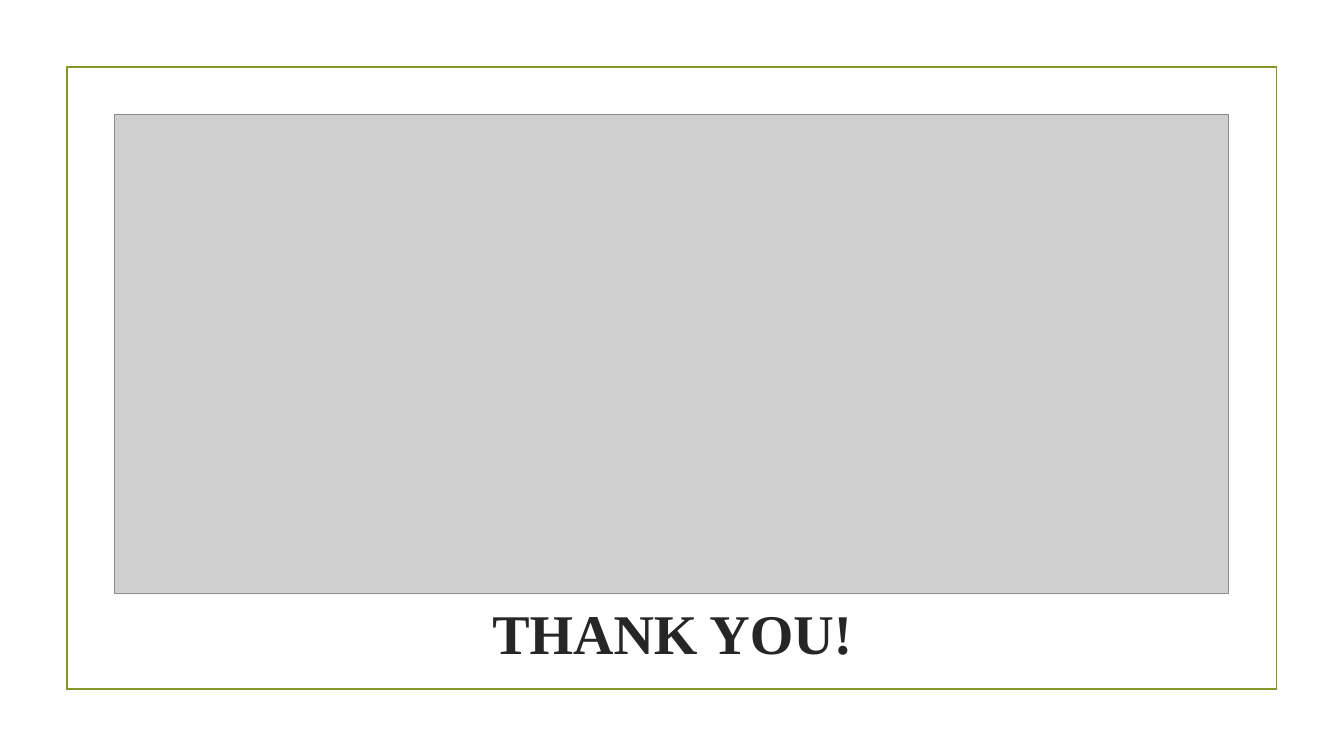
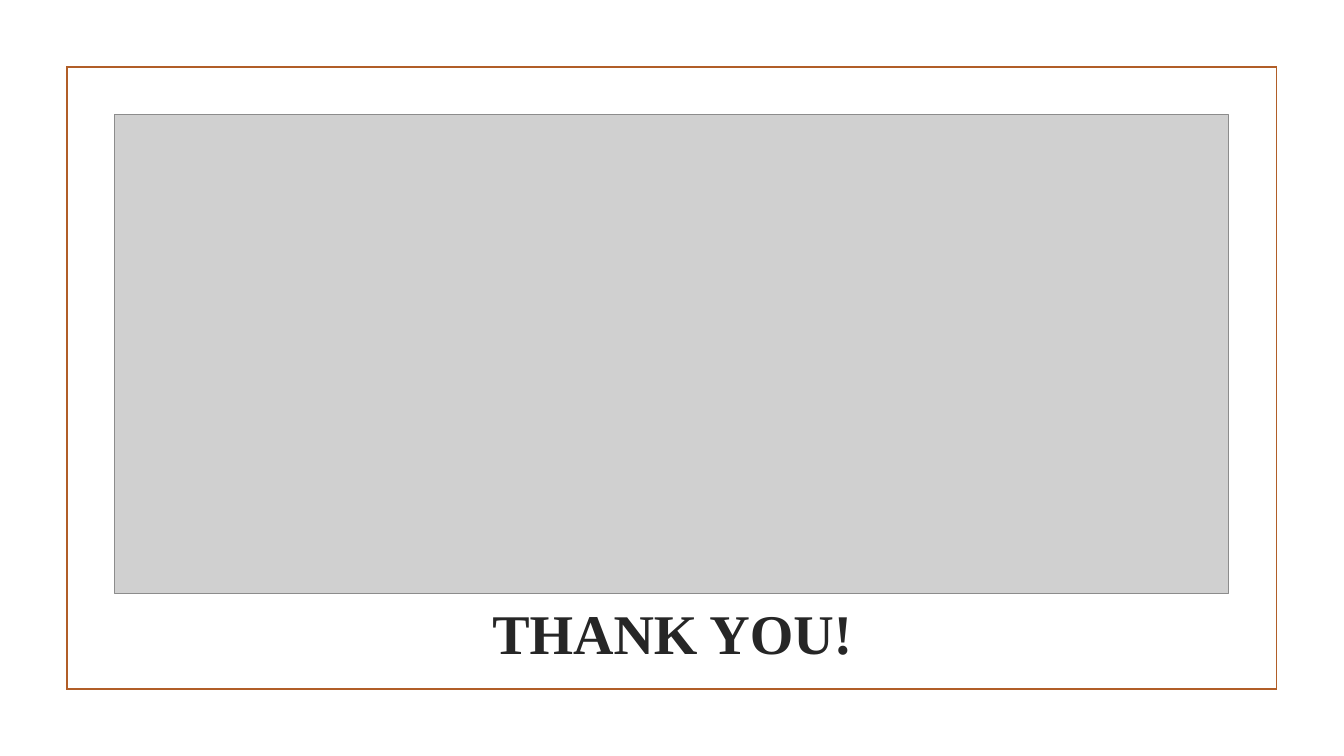
Before and after one commit to shwam25/Project_Tableau, a slide deck: slide 19 of Presentation.pptx (slide 25 before the commit). Drawn at 1344x756 pixels with LibreOffice and Linux fonts; fonts in the diff are those of the drawing; grey boxes stand for pictures; background and template pictures are left out. Boxes give left, top, right and bottom in pixels: in the first picture for what was removed or moved away, otherwise in the second. Text is boxed around its words. In the diff, an @@ line names an element or a change of style, - is before the commit and + after.

```diff
--- a/Presentation.pptx
+++ b/Presentation.pptx
@@ rectangle at (x1=67, y1=68, x2=1276, y2=690): outline #83992A 1.25 pt to #B15E28 1.25 pt @@
```
Also in this commit, not shown: 3 other slides changed, 15 slides added, 21 slides removed.
